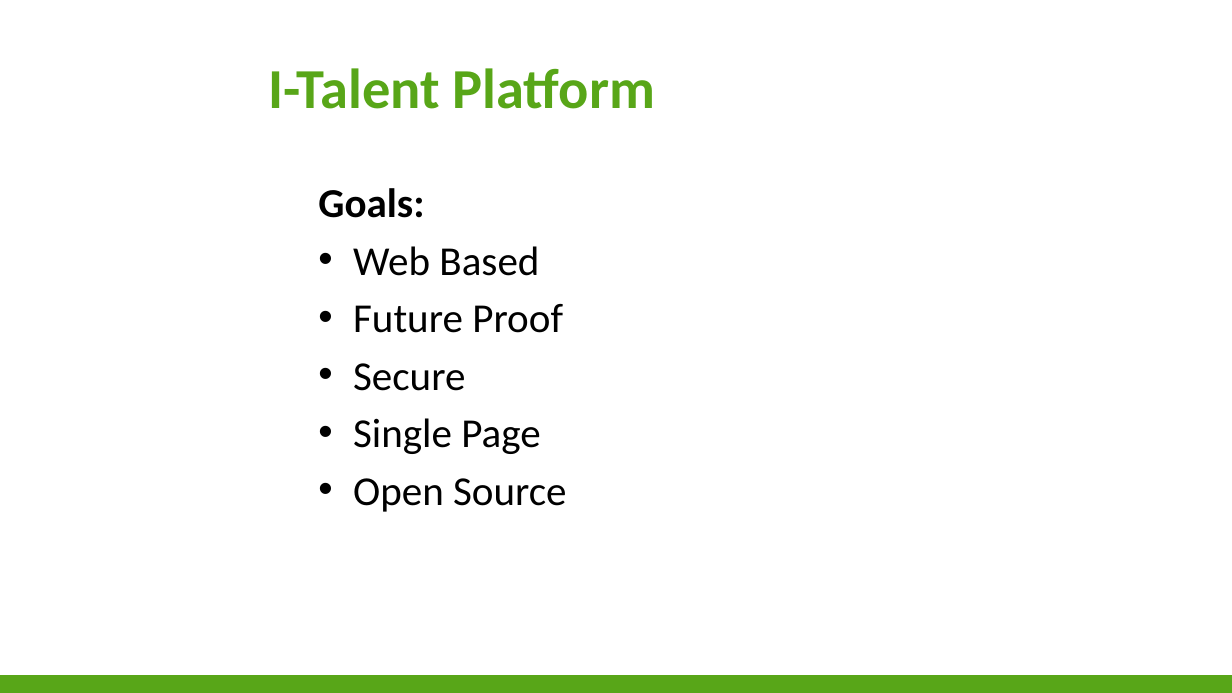
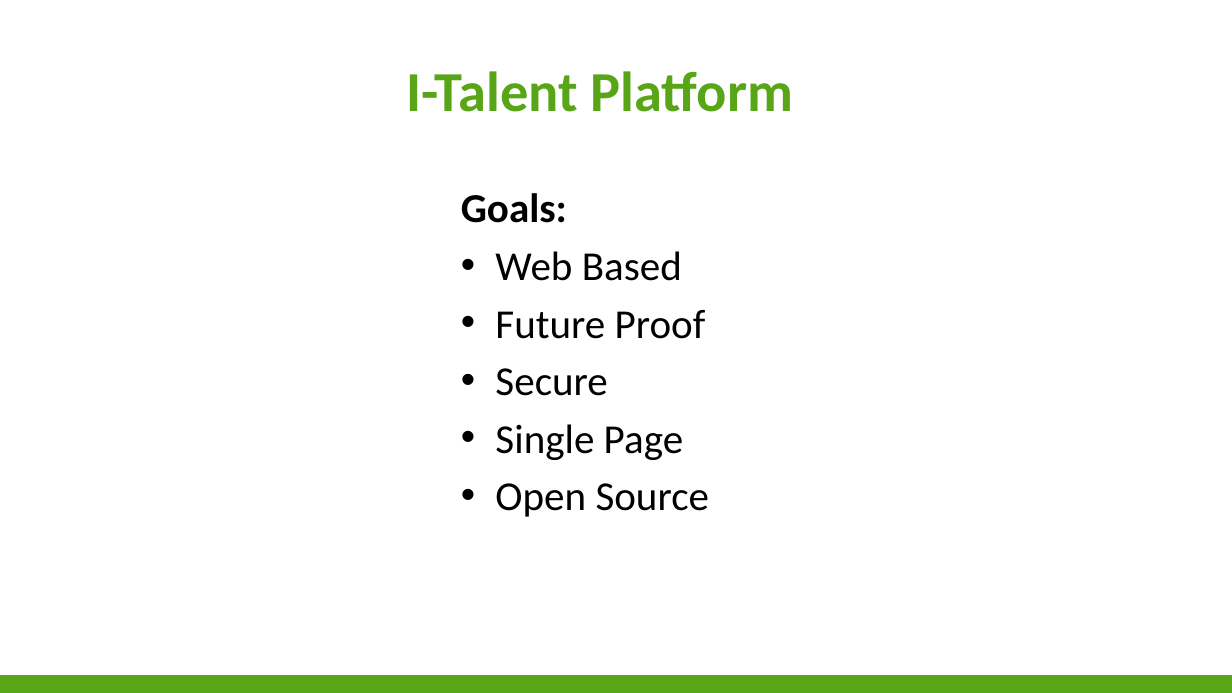
Before and after one commit to niekvandael/iTalent, a slide deck: slide 4 of italent/documents/english/EnglishPresentation.pptx. Drawn at 1232x693 pixels with LibreOffice and Linux fonts; fonts in the diff are those of the drawing; background and template pictures are left out. Boxes give left, top, right and bottom in pixels: in the first picture for what was removed or moved away, otherwise in the second. Text is boxed around its words. In the diff, an @@ line names an element or a change of style, - is before the commit and + after.

```diff
--- a/italent/documents/english/EnglishPresentation.pptx
+++ b/italent/documents/english/EnglishPresentation.pptx
@@ title "I-Talent Platform": place and size @@
-title "I-Talent Platform" at [268,68,655,109]
+title "I-Talent Platform" at [406,71,793,112]
@@ text "Goals:": place and size @@
-text "Goals:" at [318,188,567,512]
+text "Goals:" at [461,193,710,517]
```
Also in this commit, not shown: 3 other slides changed.
